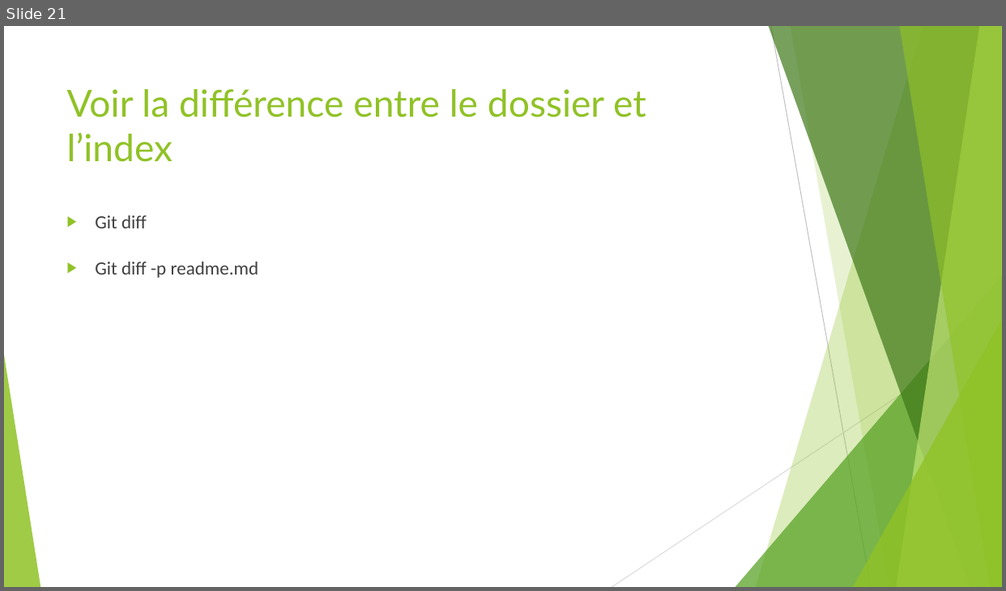
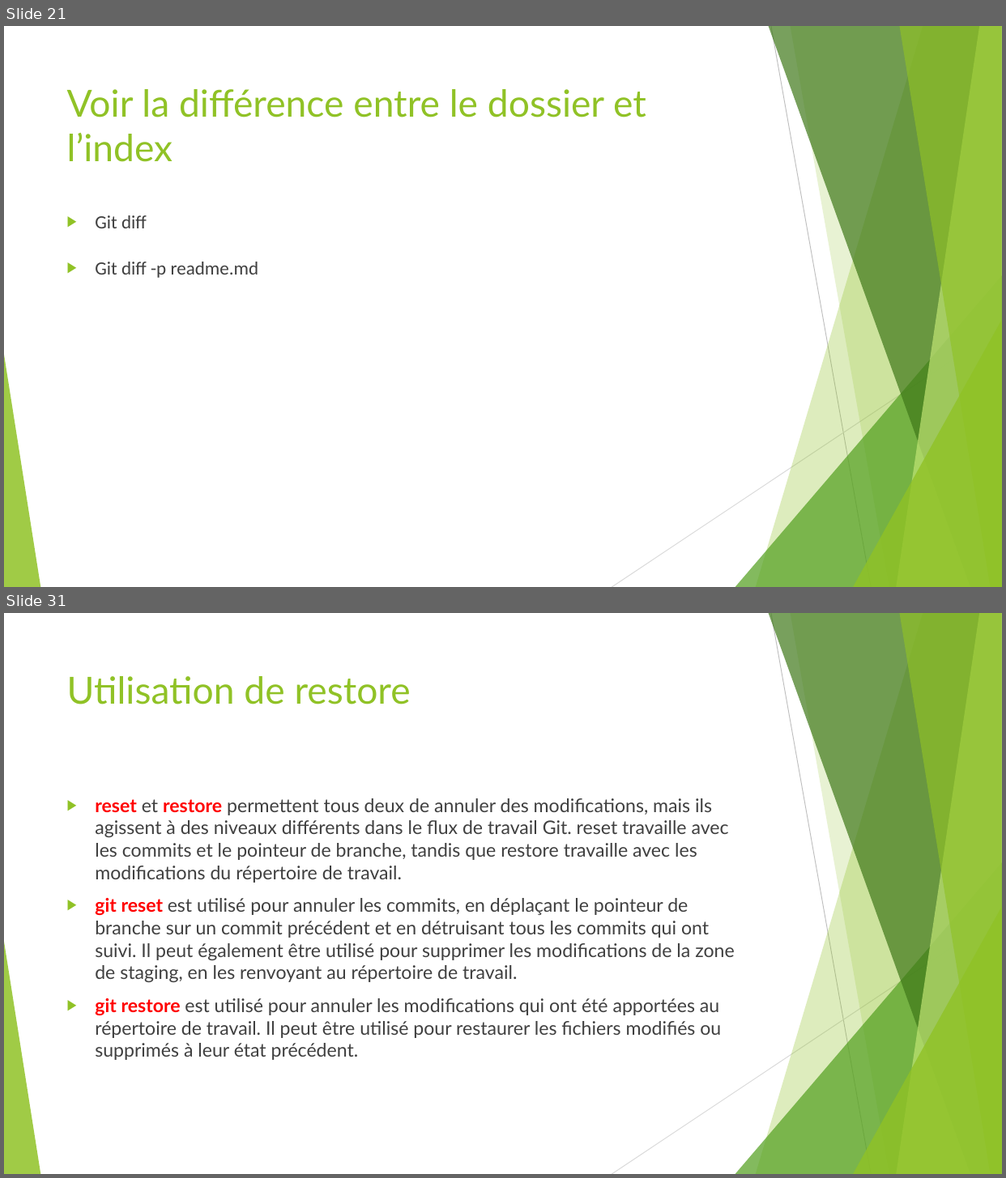
Before and after one commit to ousrah/DEV202, a slide deck: Adopter l'approche Agile/Formation Git.pptx. Shown one above the other, each under a label of ours: slide 21 before the commit, slides 21 and 31 after it; the slides between them are not shown. The pictures are 1006x591 and 1006x1178 pixels, drawn with LibreOffice and Linux fonts; fonts in the diff are those of the drawing. Boxes give left, top, right and bottom in pixels: in the first picture for what was removed or moved away, otherwise in the second. Text is boxed around its words. In the diff, an @@ line names an element or a change of style, - is before the commit and + after.

```diff
--- a/Adopter l'approche Agile/Formation Git.pptx
+++ b/Adopter l'approche Agile/Formation Git.pptx
@@ slide 31 added at bbox=[4, 613, 1002, 1174], background #FFFFFF; not listed: 10 template elements that a slide beside it also shows @@
@@ title added at bbox=[67, 676, 411, 705], 36 pt, text #90C226 @@
+Utilisation de restore
@@ text added at bbox=[95, 798, 734, 1060], 18 pt, text #404040 @@
+▶ reset et restore permettent tous deux de annuler des modifications, mais ils agissent à des niveaux différents dans le flux de travail Git. reset travaille avec les commits et le pointeur de branche, tandis que restore travaille avec les modifications du répertoire de travail.
+▶ git reset est utilisé pour annuler les commits, en déplaçant le pointeur de branche sur un commit précédent et en détruisant tous les commits qui ont suivi. Il peut également être utilisé pour supprimer les modifications de la zone de staging, en les renvoyant au répertoire de travail.
+▶ git restore est utilisé pour annuler les modifications qui ont été apportées au répertoire de travail. Il peut être utilisé pour restaurer les fichiers modifiés ou supprimés à leur état précédent.
```
Also in this commit, not shown: 10 other slides added, 3 other files.
